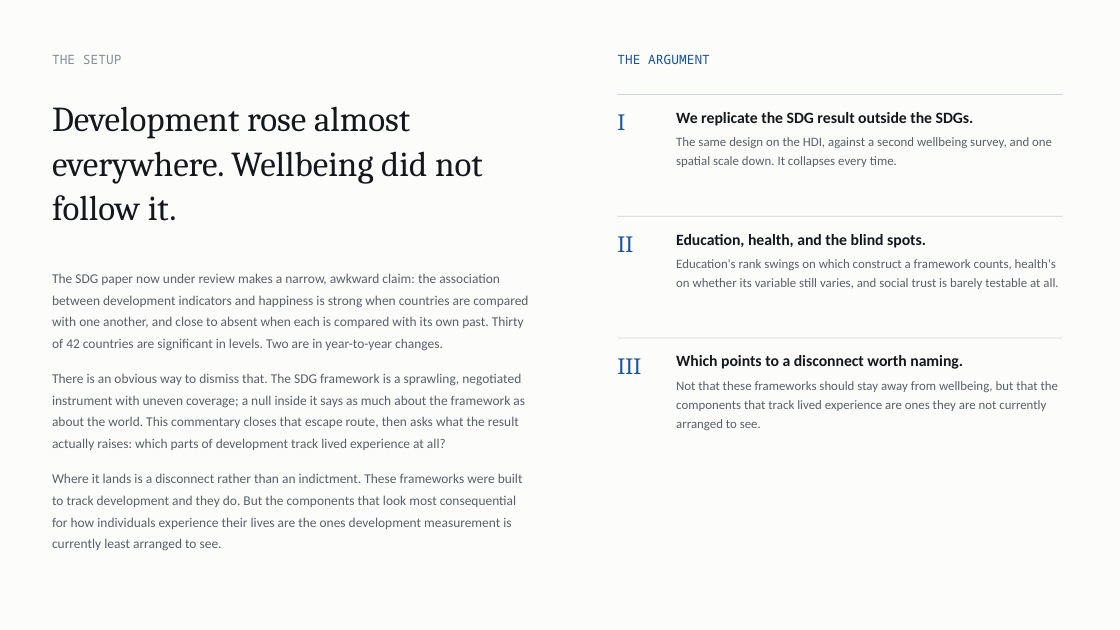
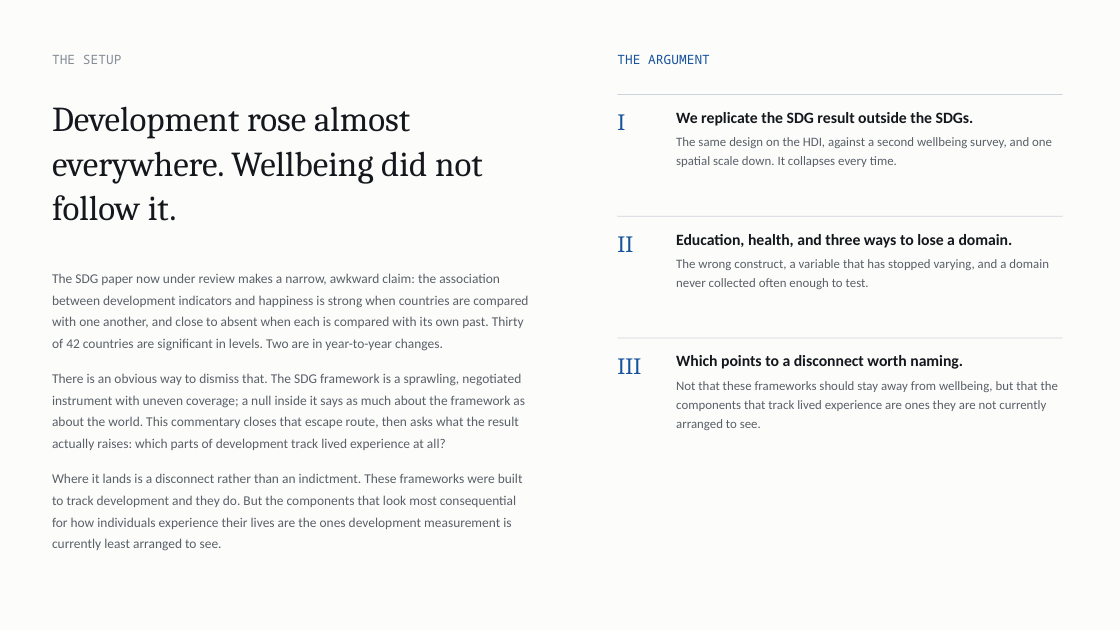
Before and after one commit to cwejnert/HDI-Happiness, a slide deck: slide 2 of deck/Measured_Where_It_Varies.pptx. Drawn at 1120x630 pixels with LibreOffice and Linux fonts; fonts in the diff are those of the drawing. Boxes give left, top, right and bottom in pixels: in the first picture for what was removed or moved away, otherwise in the second. Text is boxed around its words. In the diff, an @@ line names an element or a change of style, - is before the commit and + after.

```diff
--- a/deck/Measured_Where_It_Varies.pptx
+++ b/deck/Measured_Where_It_Varies.pptx
@@ text at (676, 234, 1049, 289): text changed @@
-Education, health, and the blind spots.
-Education's rank swings on which construct a framework counts, health's on whether its variable still varies, and social trust is barely testable at all.
+Education, health, and three ways to lose a domain.
+The wrong construct, a variable that has stopped varying, and a domain never collected often enough to test.
```
Also in this commit, not shown: 6 other slides changed, 1 slide removed, 1 other file.
